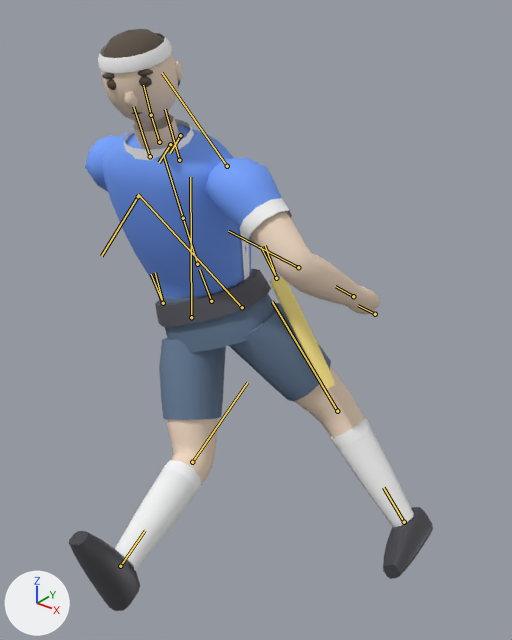
What one commit did to the glTF model flagster/lib/flagplayer.glb.
One viewpoint serves both versions: a 50 mm camera at (1.375, -1.498, 1.858) aimed at (0.177, 0.0, 0.929). Lighting does not change. The marker at lower left points along +X, +Y and +Z. The older version comes first. Both versions are drawn at frame 5 of the action 'Juke'; the numbers are the values there. The bones that change, and the others that lie on the model, are drawn over the model as lines.

In view in the first picture: 'belt', 'flag', 'hair', 'jersey', 'shoes', 'shorts', 'skin', 'socks', 'trim'.
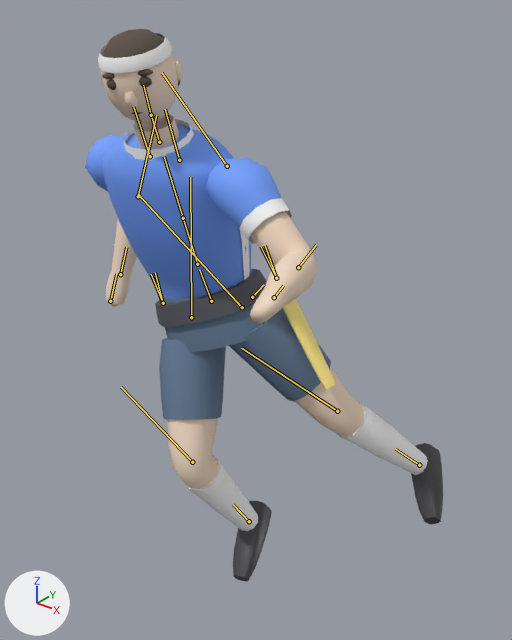
The change, as JSON lines over the scene's bpy script:
```json
{"block": "bone_lowerarm_l", "where": "bone_lowerarm_l = bpy.data.objects['FlagPlayerRig'].pose.bones['LowerArm_L']  # child of 'UpperArm_L'"}
{"op": "set", "path": "bone_lowerarm_l.rotation_quaternion", "old": "(0.818, 0.574, 0.0, 0.0)", "new": "(0.818, -0.574, 0.0, 0.0)", "note": "degrees (70, 0, 0) -> degrees (-70, 0, 0)"}
{"block": "bone_lowerarm_r", "where": "bone_lowerarm_r = bpy.data.objects['FlagPlayerRig'].pose.bones['LowerArm_R']  # child of 'UpperArm_R'"}
{"op": "set", "path": "bone_lowerarm_r.rotation_quaternion", "old": "(0.832, 0.555, 0.0, 0.0)", "new": "(0.832, -0.555, 0.0, 0.0)", "note": "degrees (67, 0, 0) -> degrees (-67, 0, 0)"}
{"block": "bone_lowerleg_l", "where": "bone_lowerleg_l = bpy.data.objects['FlagPlayerRig'].pose.bones['LowerLeg_L']  # child of 'UpperLeg_L'"}
{"op": "set", "path": "bone_lowerleg_l.rotation_quaternion", "old": "(0.986, -0.159, 0.0, 0.0)", "new": "(0.986, 0.159, 0.0, 0.0)", "note": "degrees (-18, 0, 0) -> degrees (18, 0, 0)"}
{"block": "bone_lowerleg_r", "where": "bone_lowerleg_r = bpy.data.objects['FlagPlayerRig'].pose.bones['LowerLeg_R']  # child of 'UpperLeg_R'"}
{"op": "set", "path": "bone_lowerleg_r.rotation_quaternion", "old": "(0.892, -0.448, 0.0, 0.0)", "new": "(0.892, 0.448, 0.0, 0.0)", "note": "degrees (-53, 0, 0) -> degrees (53, 0, 0)"}
```

Where the change shows, as pixel boxes [x1, y1, x2, y2] in the pictures (512 x 640 px):
```json
{"object": "skin", "change": "posed", "before": [101, 53, 380, 484], "after": [101, 53, 365, 489]}
{"object": "socks", "change": "posed", "before": [115, 417, 414, 570], "after": [188, 403, 428, 531], "on screen": "20% narrower, 16% shorter"}
{"object": "shoes", "change": "posed", "before": [69, 507, 433, 611], "after": [233, 443, 443, 582], "on screen": "42% narrower, 33% taller"}
{"object": "trim", "change": "posed", "before": [98, 33, 371, 495], "after": [98, 33, 373, 496]}
{"bone": "LowerArm_L", "before": "(298, 267) to (228, 231)", "after": "(298, 267) to (316, 244)"}
{"bone": "LowerArm_R", "before": "(138, 196) to (101, 256)", "after": "(138, 196) to (156, 115)"}
{"bone": "LowerLeg_L", "before": "(337, 411) to (272, 301)", "after": "(337, 411) to (241, 348)"}
{"bone": "LowerLeg_R", "before": "(192, 462) to (247, 382)", "after": "(192, 462) to (121, 387)"}
```
